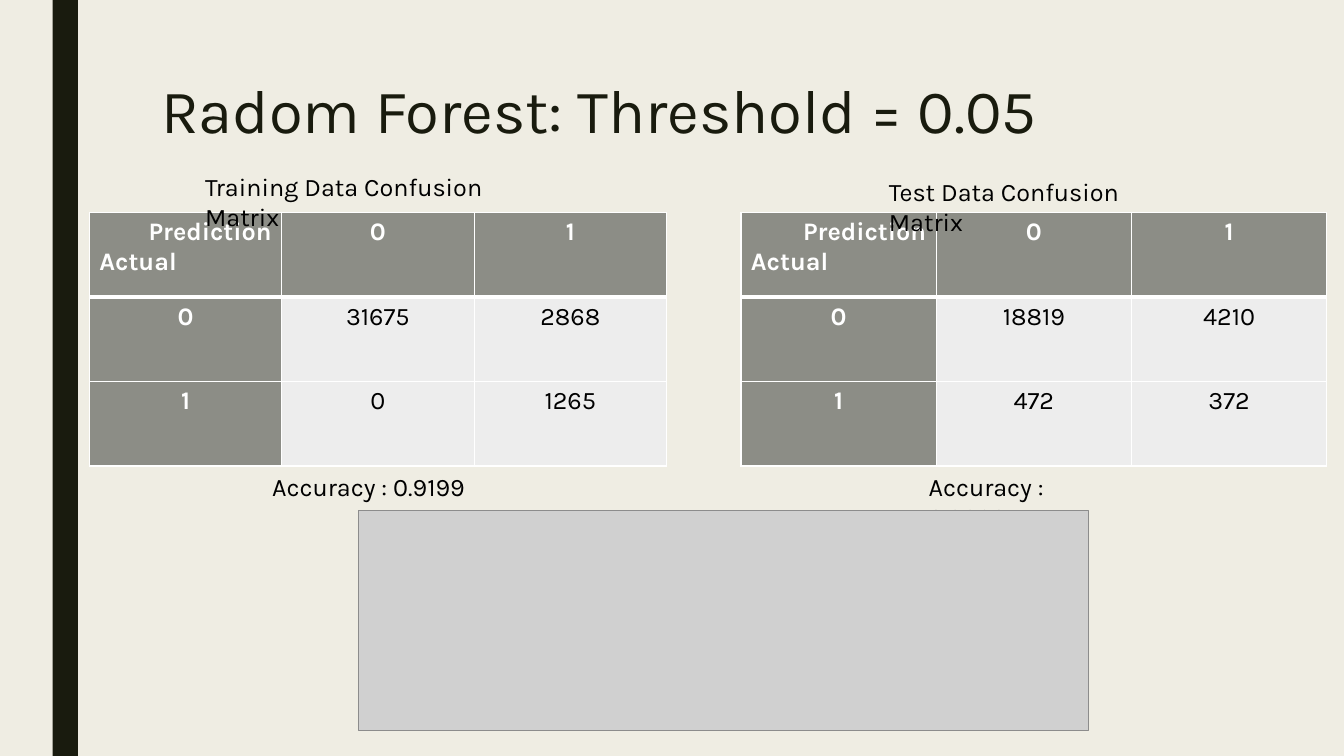
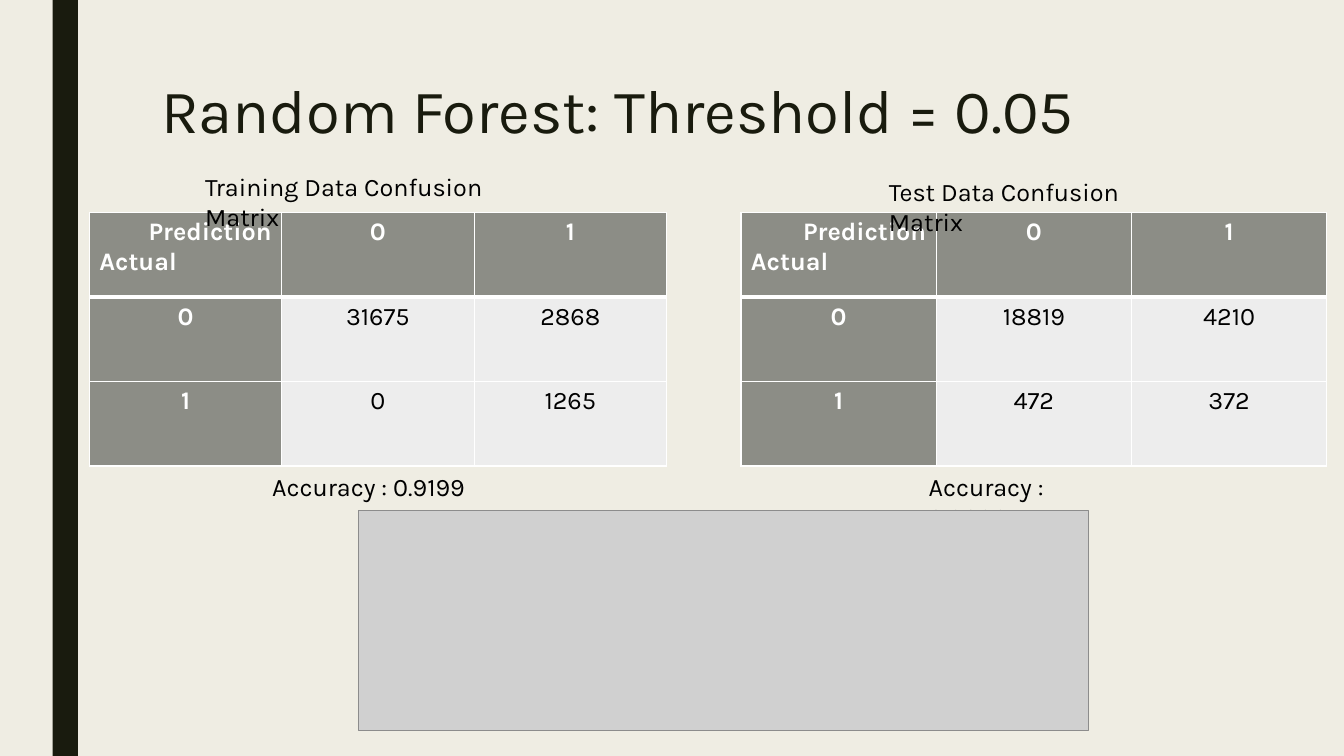
Before and after one commit to Preetikasri/UFO-Sightings-Analysis, a slide deck: slide 13 of ufo_presentation_v1.pptx. Drawn at 1344x756 pixels with LibreOffice and Linux fonts; fonts in the diff are those of the drawing; grey boxes stand for pictures. Boxes give left, top, right and bottom in pixels: in the first picture for what was removed or moved away, otherwise in the second. Text is boxed around its words. In the diff, an @@ line names an element or a change of style, - is before the commit and + after.

```diff
--- a/ufo_presentation_v1.pptx
+++ b/ufo_presentation_v1.pptx
@@ title at (x1=161, y1=91, x2=1074, y2=134): text changed @@
-Radom Forest: Threshold = 0.05
+Random Forest: Threshold = 0.05
```
Also in this commit, not shown: 4 other slides changed.
